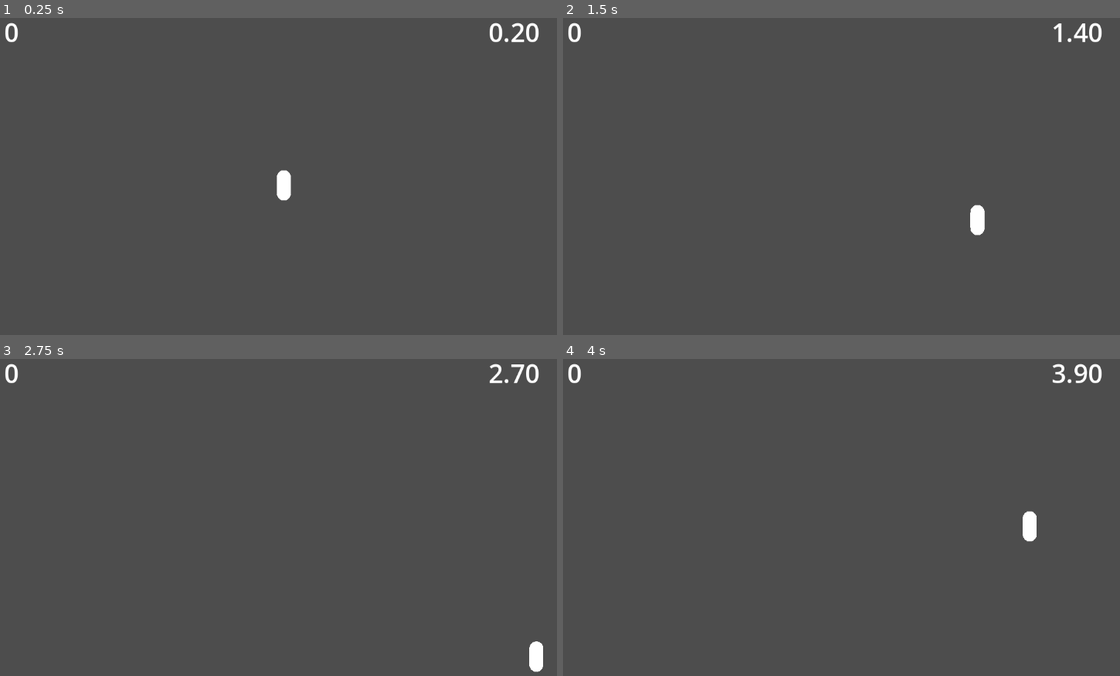
Above: before the commit, frames 1-4 (two rows, left to right).
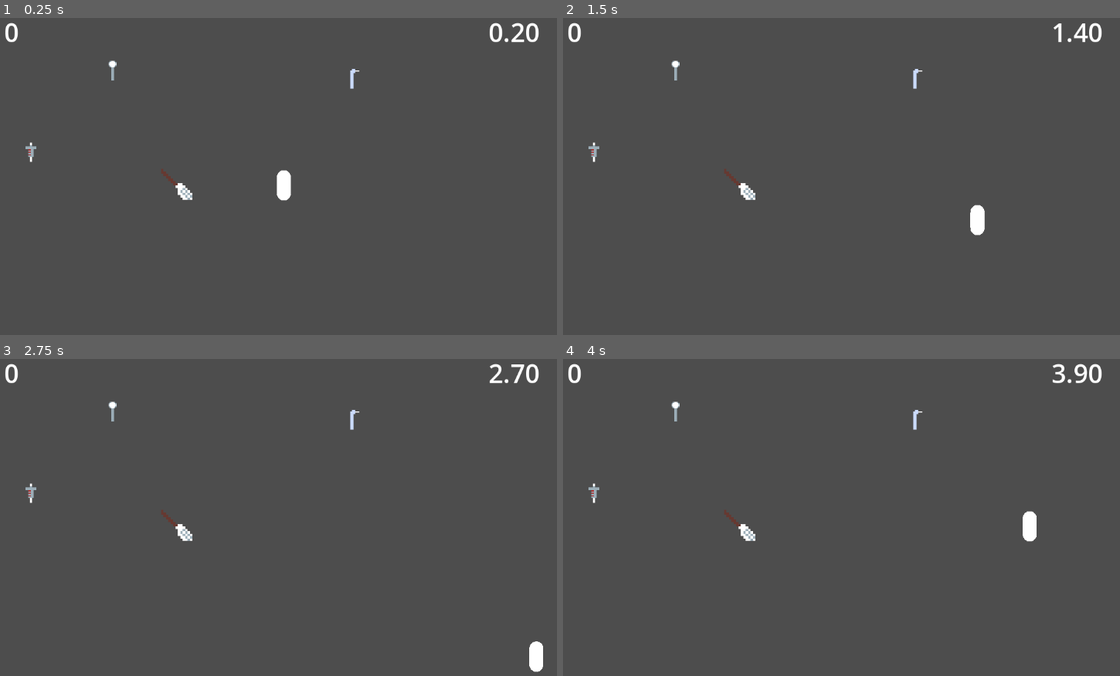
Above: after the commit, the same moments.

Repository: FlippinBerger/temp_crown
Game: Godot game, scene res://scenes/main.tscn
Two runs of this game, one before a commit and one after it. Both use one fixed random seed, a clock stepped at 60 frames per second and the inputs below.
Inputs:
- Up to frame 1 (0.25 s): no input
- Up to frame 2 (1.5 s): tap Enter at 0.5 s; hold D (move_right) 0.53-1.28 s; tap E (use, bound only after the commit) at 0.6 s; hold S (move_down) from 1.28 s (still down); tap Space (movement_ability) at 1.35 s
- Up to frame 3 (2.75 s): tap E (use, bound only after the commit) at 1.55, 2.1 s; release S (move_down) at 2.03 s; hold D (move_right) from 2.03 s (still down)
- Up to frame 4 (4 s): release D (move_right) at 2.78 s; hold W (move_up) 2.78-3.53 s; tap E (use, bound only after the commit) at 2.85, 3.8 s; hold A (move_left) from 3.53 s (still down); tap Space (movement_ability) at 3.6 s

The runs differ from the first frame. In frame 1, 0.3% of the frame differs, in the area x 4-65%, y 13-58%; in frame 2, 0.3%; in frame 3, 0.3%; in frame 4, 0.3%.

Commit message:
Add tool pickup, with some shitty pixel art. Update HUD

Diff:
--- a/project.godot
+++ b/project.godot
@@ -51,3 +51,12 @@
 "events": [Object(InputEventKey,"resource_local_to_scene":false,"resource_name":"","device":-1,"window_id":0,"alt_press …(191 unchanged characters)…
 ]
 }
+use={
+"deadzone": 0.5,
+"events": [Object(InputEventKey,"resource_local_to_scene":false,"resource_name":"","device":-1,"window_id":0,"alt_pressed":false,"shift_pressed":false,"ctrl_pressed":false,"meta_pressed":false,"pressed":false,"keycode":0,"physical_keycode":69,"key_label":0,"unicode":101,"location":0,"echo":false,"script":null)
+]
+}
+
+[rendering]
+
+textures/canvas_textures/default_texture_filter=0
--- a/scenes/main.tscn
+++ b/scenes/main.tscn
@@ -1,8 +1,16 @@
-[gd_scene load_steps=6 format=3 uid="uid://c76du55ctjc3m"]
+[gd_scene load_steps=15 format=3 uid="uid://c76du55ctjc3m"]
 
 [ext_resource type="PackedScene" uid="uid://bi3rnksxu7aks" path="res://scenes/ui/hud.tscn" id="1_jo8wq"]
+[ext_resource type="Texture2D" uid="uid://cd57llm8f8p02" path="res://assets/mirror.png" id="2_7u7yg"]
 [ext_resource type="Script" path="res://scripts/clock/clock.gd" id="3_45qv4"]
 [ext_resource type="Script" path="res://scripts/player/player.gd" id="3_ikmj1"]
+[ext_resource type="Texture2D" uid="uid://diw08a4tf674c" path="res://assets/mop.png" id="4_8t3i4"]
+[ext_resource type="Script" path="res://scripts/tools/tool.gd" id="4_47ep6"]
+[ext_resource type="Texture2D" uid="uid://v08ekpjjo7qm" path="res://assets/drill.png" id="6_ciiqc"]
+[ext_resource type="Texture2D" uid="uid://c5bcluuc1bmkp" path="res://assets/syringe.png" id="8_v7ug7"]
+
+[sub_resource type="CapsuleShape2D" id="CapsuleShape2D_824ii"]
+height = 44.0
 
 [sub_resource type="CapsuleMesh" id="CapsuleMesh_4np1e"]
 
@@ -10,9 +18,33 @@
 radius = 14.0
 height = 58.0
 
+[sub_resource type="CapsuleShape2D" id="CapsuleShape2D_edasv"]
+radius = 12.2334
+height = 86.3557
+
+[sub_resource type="RectangleShape2D" id="RectangleShape2D_4ddw1"]
+size = Vector2(24, 39)
+
+[sub_resource type="RectangleShape2D" id="RectangleShape2D_1ylbl"]
+size = Vector2(20, 38)
+
 [node name="Main" type="Node"]
 
-[node name="Node2D" type="Node2D" parent="."]
+[node name="Mirror" type="Node2D" parent="."]
+position = Vector2(266, 153)
+script = ExtResource("4_47ep6")
+tool_type = 2
+metadata/_edit_group_ = true
+
+[node name="Sprite2D" type="Sprite2D" parent="Mirror"]
+position = Vector2(9.53674e-07, -0.999999)
+scale = Vector2(2.5, 2.5)
+texture = ExtResource("2_7u7yg")
+
+[node name="Area2D" type="Area2D" parent="Mirror"]
+
+[node name="CollisionShape2D" type="CollisionShape2D" parent="Mirror/Area2D"]
+shape = SubResource("CapsuleShape2D_824ii")
 
 [node name="Environment" type="Node" parent="."]
 
@@ -42,3 +74,52 @@
 
 [node name="CollisionShape2D" type="CollisionShape2D" parent="Player"]
 shape = SubResource("CapsuleShape2D_3x54u")
+
+[node name="Mop" type="Node2D" parent="."]
+position = Vector2(356, 336)
+script = ExtResource("4_47ep6")
+tool_type = 1
+metadata/_edit_group_ = true
+
+[node name="Sprite2D" type="Sprite2D" parent="Mop"]
+position = Vector2(28, 28)
+scale = Vector2(4.5, 4.5)
+texture = ExtResource("4_8t3i4")
+
+[node name="Area2D" type="Area2D" parent="Mop"]
+
+[node name="CollisionShape2D" type="CollisionShape2D" parent="Mop/Area2D"]
+position = Vector2(29, 29)
+rotation = -0.71733
+shape = SubResource("CapsuleShape2D_edasv")
+
+[node name="Drill" type="Node2D" parent="."]
+position = Vector2(716, 167)
+script = ExtResource("4_47ep6")
+metadata/_edit_group_ = true
+
+[node name="Sprite2D" type="Sprite2D" parent="Drill"]
+scale = Vector2(2.875, 2.875)
+texture = ExtResource("6_ciiqc")
+
+[node name="Area2D" type="Area2D" parent="Drill"]
+
+[node name="CollisionShape2D" type="CollisionShape2D" parent="Drill/Area2D"]
+position = Vector2(2, 0.5)
+shape = SubResource("RectangleShape2D_4ddw1")
+
+[node name="Syringe" type="Node2D" parent="."]
+position = Vector2(114, 305)
+script = ExtResource("4_47ep6")
+tool_type = 3
+metadata/_edit_group_ = true
+
+[node name="Sprite2D" type="Sprite2D" parent="Syringe"]
+scale = Vector2(2.4375, 2.4375)
+texture = ExtResource("8_v7ug7")
+
+[node name="Area2D" type="Area2D" parent="Syringe"]
+
+[node name="CollisionShape2D" type="CollisionShape2D" parent="Syringe/Area2D"]
+position = Vector2(0, 1)
+shape = SubResource("RectangleShape2D_1ylbl")
--- a/scenes/ui/hud.tscn
+++ b/scenes/ui/hud.tscn
@@ -26,3 +26,14 @@
 offset_bottom = 115.0
 text = "00:00.0"
 label_settings = ExtResource("2_pn68t")
+
+[node name="CenterContainer" type="CenterContainer" parent="."]
+layout_mode = 0
+offset_left = 1016.0
+offset_top = 528.0
+offset_right = 1088.0
+offset_bottom = 624.0
+
+[node name="ToolSprite" type="Sprite2D" parent="CenterContainer"]
+position = Vector2(36, 44)
+scale = Vector2(5.5, 6.5)
--- /dev/null
+++ b/scenes/ui/pickup_label.tscn
@@ -0,0 +1,18 @@
+[gd_scene load_steps=2 format=3 uid="uid://cov8exdgfovx"]
+
+[ext_resource type="LabelSettings" uid="uid://bwv805po0qxr6" path="res://scenes/ui/settings/simple_label.tres" id="1_ivipp"]
+
+[node name="Control" type="Control"]
+layout_mode = 3
+anchors_preset = 15
+anchor_right = 1.0
+anchor_bottom = 1.0
+grow_horizontal = 2
+grow_vertical = 2
+
+[node name="Label" type="Label" parent="."]
+layout_mode = 0
+offset_right = 14.0
+offset_bottom = 23.0
+text = "E"
+label_settings = ExtResource("1_ivipp")
--- a/scripts/player/player.gd
+++ b/scripts/player/player.gd
@@ -1,10 +1,19 @@
 extends CharacterBody2D
 class_name Player
 
+signal equipped(t: Tool.ToolType)
+
 const SPEED := 325.0
+
+var equipped_tools: Array[Tool.ToolType]
 
 func _ready() -> void:
     pass
+
+
+func _process(delta: float) -> void:
+    pass
+
 
 func _physics_process(delta: float) -> void:
     var move_dir := Vector2.ZERO
@@ -25,5 +34,11 @@
 
     move_and_slide()
 
+
 func dash():
     pass
+
+
+func equip(t: Tool.ToolType):
+    equipped_tools = [t]
+    equipped.emit(t)
--- /dev/null
+++ b/scripts/tools/tool.gd
@@ -0,0 +1,63 @@
+extends Node2D
+class_name Tool
+
+enum ToolType {
+    DRILL,
+    MOP,
+    MIRROR,
+    SYRINGE
+}
+
+static func get_tool_type_name(tt: ToolType) -> String:
+    match tt:
+        ToolType.DRILL: return "Drill"
+        ToolType.MOP: return "Mop"
+        ToolType.MIRROR: return "Mirror"
+        ToolType.SYRINGE: return "Syringe"
+        _: return "Not a tool type"
+
+
+@export var tool_type: ToolType
+
+@onready var area2d = $Area2D
+@onready var pickup_label = load("res://scenes/ui/pickup_label.tscn")
+
+var label: Control
+
+var player: Player
+
+func _ready() -> void:
+    area2d.body_entered.connect(show_pickup_ui)
+    area2d.body_exited.connect(hide_pickup_ui)
+
+
+func _process(delta: float) -> void:
+    if not player:
+        return
+
+    if Input.is_action_just_pressed("use"):
+        player.equip(tool_type)
+        self.queue_free()
+
+
+func show_pickup_ui(other: Node2D) -> void:
+    if not other is Player:
+        return
+
+    player = other
+
+    label = pickup_label.instantiate()
+    add_child(label)
+
+
+func hide_pickup_ui(other: Node2D):
+    if not label:
+        print("label doesn't exist")
+        return
+
+    if not player:
+        print("player doesn't exist")
+        return
+
+    label.queue_free()
+    player = null
--- a/scripts/ui/hud.gd
+++ b/scripts/ui/hud.gd
@@ -2,20 +2,47 @@
 
 @onready var score_label: Label = $ScoreLabel
 @onready var clock_label: Label = $ClockLabel
+@onready var tool_sprite: Sprite2D = $CenterContainer/ToolSprite
+
+const DRILL = preload("res://assets/drill.png")
+const MOP = preload("res://assets/mop.png")
+const MIRROR = preload("res://assets/mirror.png")
+const SYRINGE = preload("res://assets/syringe.png")
 
 var clock: Clock
+var player: Player
 
 var score := 0
 
 # Called when the node enters the scene tree for the first time.
 func _ready() -> void:
+    clock = get_tree().current_scene.get_node("Clock")
+    player = get_tree().current_scene.get_node("Player")
+
+    player.equipped.connect(on_tool_equipped)
     Events.add_score.connect(on_score_updated)
 
-    clock = get_tree().current_scene.get_node("Clock")
 
 func _process(delta: float) -> void:
     clock_label.text = clock.get_time_for_display()
 
+
 func on_score_updated(new_score: int):
     score += new_score
     score_label.text = str(score)
+
+
+func on_tool_equipped(t: Tool.ToolType):
+    var texture := DRILL
+
+    match t:
+        Tool.ToolType.DRILL:
+            texture = DRILL
+        Tool.ToolType.MOP:
+            texture = MOP
+        Tool.ToolType.MIRROR:
+            texture = MIRROR
+        Tool.ToolType.SYRINGE:
+            texture = SYRINGE
+
+    tool_sprite.texture = texture
Binary file added: assets/drill.aseprite
Binary file added: assets/drill.png
Not shown, added: assets/drill.png.import
Binary file added: assets/mirror.aseprite
Binary file added: assets/mirror.png
Not shown, added: assets/mirror.png.import
Binary file added: assets/mop.aseprite
Binary file added: assets/mop.png
Not shown, added: assets/mop.png.import
Binary file added: assets/syringe.aseprite
Binary file added: assets/syringe.png
Not shown, added: assets/syringe.png.import
